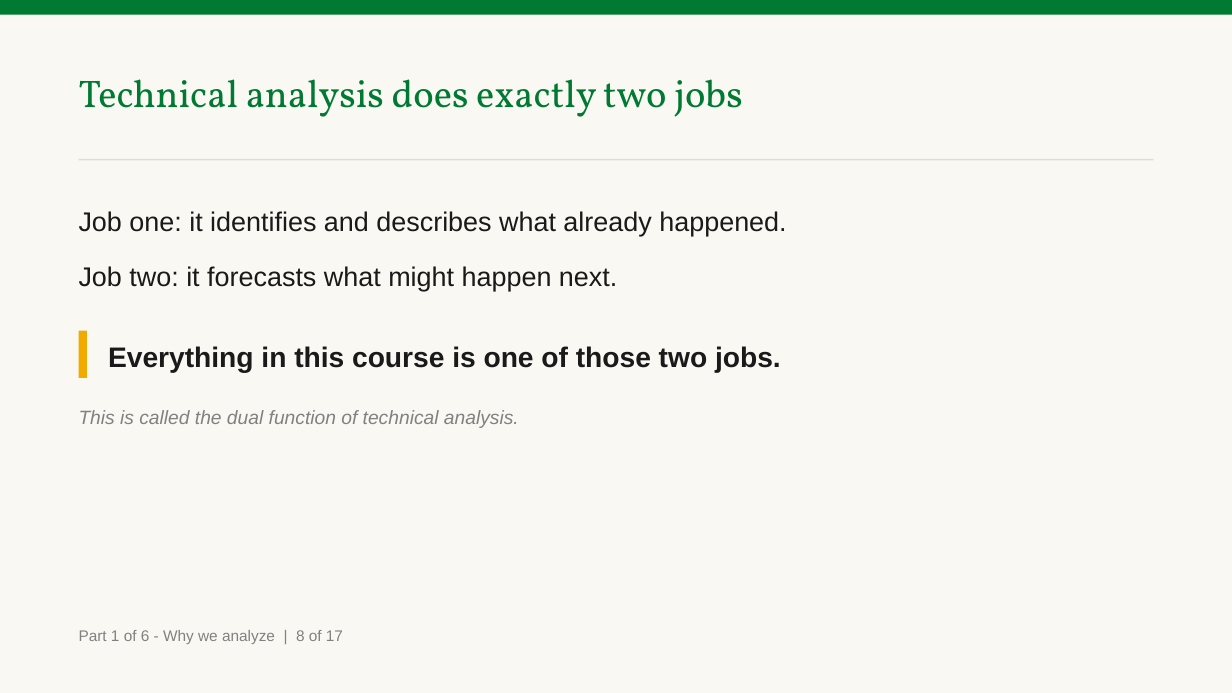
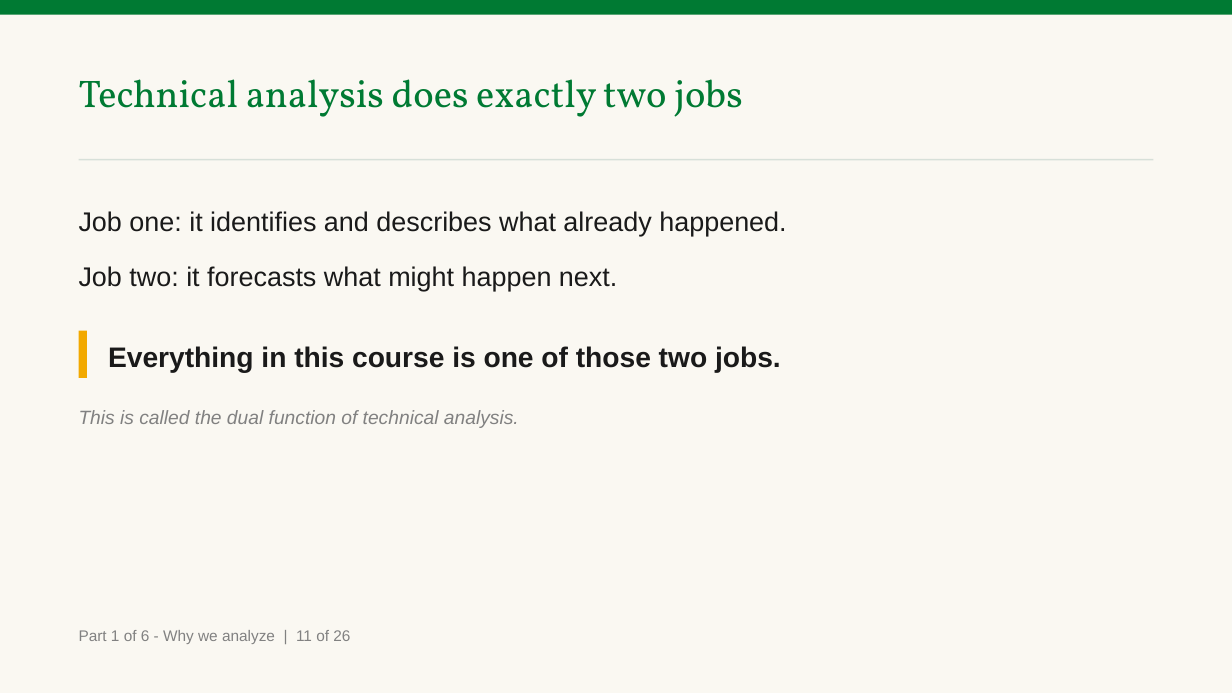
Before and after one commit to benjiesotelo-sudo/Telos_FIN1209, a slide deck: slide 16 of chapter-01/FIN1209-Chapter-01-Student-Edition.pptx (slide 13 before the commit). Drawn at 1232x693 pixels with LibreOffice and Linux fonts; fonts in the diff are those of the drawing. Boxes give left, top, right and bottom in pixels: in the first picture for what was removed or moved away, otherwise in the second. Text is boxed around its words. In the diff, an @@ line names an element or a change of style, - is before the commit and + after.

```diff
--- a/chapter-01/FIN1209-Chapter-01-Student-Edition.pptx
+++ b/chapter-01/FIN1209-Chapter-01-Student-Edition.pptx
@@ text at box(79, 630, 350, 644): text changed @@
-Part 1 of 6 - Why we analyze | 8 of 17
+Part 1 of 6 - Why we analyze | 11 of 26
```
Also in this commit, not shown: 16 other slides changed, 9 slides added, 7 other files.
